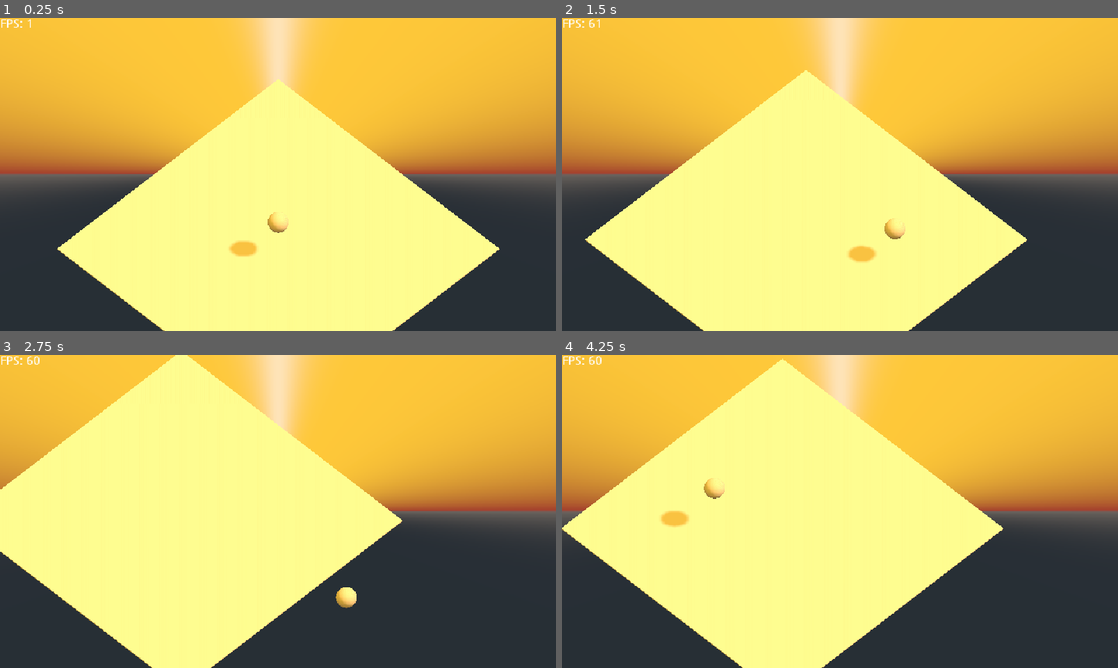
Above: before the commit, frames 1-4 (two rows, left to right).
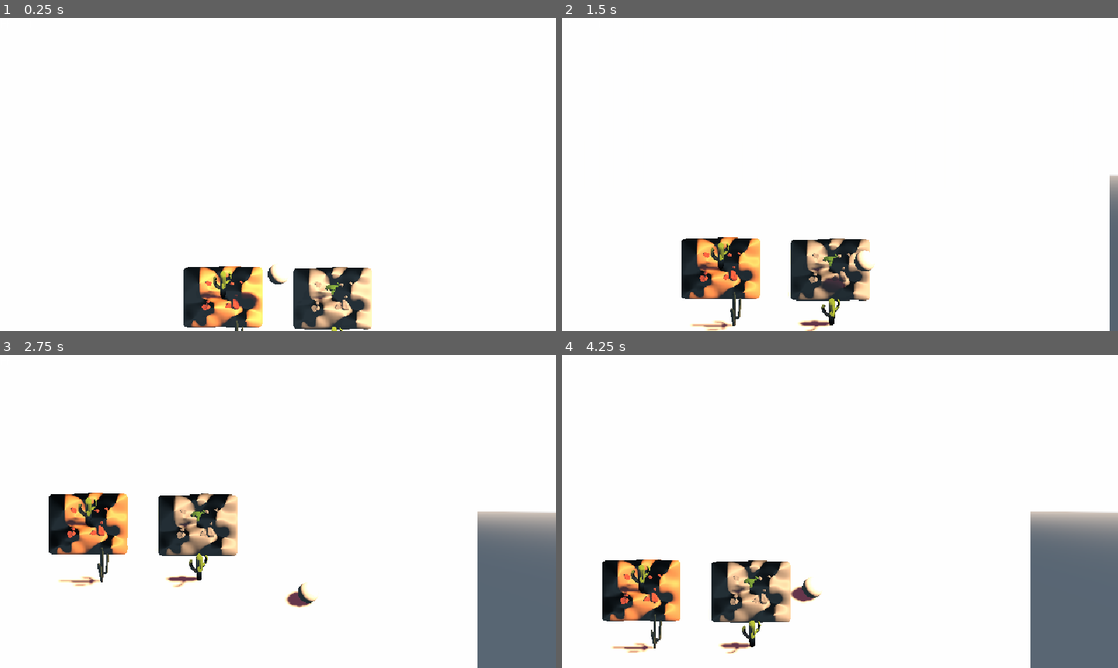
Above: after the commit, the same moments.

Repository: Wharfiggle/GRAZER
Game: Godot game, scene res://Level.tscn
Two runs of this game, one before a commit and one after it. Both use one fixed random seed, a clock stepped at 60 frames per second and the inputs below. Before the commit the project starts from res://LevelLagTest.tscn.
Inputs:
- Up to frame 1 (0.25 s): no input
- Up to frame 2 (1.5 s): hold Right (ui_right) 0.53-1.28 s; tap Space (jump) at 0.77 s; hold Down (ui_down) from 1.28 s (still down)
- Up to frame 3 (2.75 s): tap Space (jump) at 1.52 s; release Down (ui_down) at 2.03 s; hold Right (ui_right) from 2.03 s (still down)
- Up to frame 4 (4.25 s): release Right (ui_right) at 2.78 s; hold Up (ui_up) 2.78-3.53 s; tap Space (jump) at 3.02, 3.77 s; hold Left (ui_left) from 3.53 s (still down); tap 1 (debug1) at 4.15 s

The runs differ from the first frame. In frame 1, 100% of the frame differs, in the area x 0-100%, y 0-100%; in frame 2, 100%; in frame 3, 100%; in frame 4, 99%.

Commit message:
Worked on chunk system
I'm trying to implement the system from the video I posted. Its not finished. Switched from the grid back 45 degrees so that its made of squares not diamonds for math reasons.

Diff:
--- /dev/null
+++ b/Grazer/Assets/FloorTiles/ChunkNode.tscn
@@ -0,0 +1,8 @@
+[gd_scene load_steps=2 format=2]
+
+[ext_resource path="res://Assets/FloorTiles/basicFloorTile.tscn" type="PackedScene" id=1]
+
+[node name="ChunkNode" type="Spatial"]
+
+[node name="BasicFloor" parent="." instance=ExtResource( 1 )]
+script = null
--- a/Grazer/Assets/FloorTiles/basicFloorTile.tscn
+++ b/Grazer/Assets/FloorTiles/basicFloorTile.tscn
@@ -3,18 +3,16 @@
 [ext_resource path="res://tileNode.gd" type="Script" id=1]
 
 [sub_resource type="BoxShape" id=1]
-extents = Vector3( 10.61, 0.05, 10.61 )
+extents = Vector3( 16, 0.05, 16 )
 
 [sub_resource type="CubeMesh" id=2]
-size = Vector3( 21.22, 0.1, 21.22 )
+size = Vector3( 32, 0.1, 32 )
 
 [node name="StaticBody" type="StaticBody"]
 script = ExtResource( 1 )
 
 [node name="CollisionShape" type="CollisionShape" parent="."]
-transform = Transform( 0.707107, 0, 0.707107, 0, 1, 0, -0.707107, 0, 0.707107, 0, 0, 0 )
 shape = SubResource( 1 )
 
 [node name="MeshInstance" type="MeshInstance" parent="."]
-transform = Transform( 0.707107, 0, 0.707107, 0, 1, 0, -0.707107, 0, 0.707107, 0, 0, 0 )
 mesh = SubResource( 2 )
--- a/Grazer/Level.tscn
+++ b/Grazer/Level.tscn
@@ -195,3 +195,13 @@
 script = ExtResource( 8 )
 
 [node name="OriginFloorTile" parent="AllTerrain" instance=ExtResource( 9 )]
+transform = Transform( 1, 0, 0, 0, 1, 0, 0, 0, 1, 16, 0, 16 )
+
+[node name="OriginFloorTile2" parent="AllTerrain" instance=ExtResource( 9 )]
+transform = Transform( 1, 0, 0, 0, 1, 0, 0, 0, 1, -16, 0, 16 )
+
+[node name="OriginFloorTile3" parent="AllTerrain" instance=ExtResource( 9 )]
+transform = Transform( 1, 0, 0, 0, 1, 0, 0, 0, 1, 16, 0, -16 )
+
+[node name="OriginFloorTile4" parent="AllTerrain" instance=ExtResource( 9 )]
+transform = Transform( 1, 0, 0, 0, 1, 0, 0, 0, 1, -16, 0, -16 )
--- a/Grazer/PixelCameraFollow.gd
+++ b/Grazer/PixelCameraFollow.gd
@@ -24,5 +24,5 @@
 		fmod(self.translation.x * screenWidth / 42.0, 1) * 42.0 / screenWidth,
 		fmod(self.translation.y * screenWidth / 42.0, 1) * 42.0 / screenWidth,
 		fmod(self.translation.z * screenWidth / 42.0, 1) * 42.0 / screenWidth)
-	print(self.translation)
+	#print(self.translation)
 	#self.translation = followTarget.global_translation + camOffset
--- /dev/null
+++ b/Grazer/Scripts/CopiedChunkSystem/ChunkNode.gd
@@ -0,0 +1,13 @@
+extends Spatial
+
+var chunkCoords = Vector3()
+var chunkData = []
+
+func start(_chunkCoords):
+	chunkCoords = _chunkCoords
+
+	if(WorldSave.loadedCoords.find(_chunkCoords) == -1):
+		WorldSave.addChunk(_chunkCoords)
+	else:
+		chunk_data = worldSave.retriveData(chunkCoords)
+		modulate = chunkData[0]
--- /dev/null
+++ b/Grazer/Scripts/CopiedChunkSystem/World.gd
@@ -0,0 +1,109 @@
+extends Spatial
+
+#I want each chunk to have a parent node which is going to be the chunknode.
+#It's going to be instanced in everychunk that hasn't been loaded.
+const chunknode = preload("res://Assets/FloorTiles/ChunkNode.tscn")
+
+#References to the player so I can track the location.
+export (NodePath) var player_path
+var player
+
+#The render distance in the max length and bredth of chunks that can be loaded.
+#the chunk size is the size of the chunk obviously.
+#current chunk stores the current chunk the player is in.
+export (int) var render_distance = 3
+export (float) var chunk_size = 80
+var current_chunk = Vector3()
+var previous_chunk = Vector3()
+var chunk_loaded = false
+
+#revolution distance is the distance at which the player must move on the axis in chunk coords
+#in order for one revolution to be achived.
+export (bool) var circumnavigation = false
+export (float) var revolution_distance = 8
+
+onready var active_coord = []
+onready var active_chunks = []
+
+#In the ready func the world script checks if the chunks within the render distance have been loaded
+#and if not then they are loaded
+func _ready():
+	player = get_node(player_path)
+	current_chunk = _get_player_chunk(player.global_position)
+	load_chunk()
+
+#Checks if the player is in a new chunk every frame
+func _process(_delta):
+	current_chunk = _get_player_chunk(player.global_position)
+	if previous_chunk != current_chunk:
+		if !chunk_loaded:
+			load_chunk()
+	else:
+		chunk_loaded = false
+	previous_chunk = current_chunk
+
+#This converts the players position to it's chunk coordinates
+#subtracting one from the range lerp just makes sure that the chunk is actually changed when it's on
+# the negative side.
+func _get_player_chunk(pos):
+	var chunk_pos = Vector2()
+	chunk_pos.y = int(pos.y/chunk_size)
+	chunk_pos.x = int(pos.x/chunk_size)
+	if pos.x < 0:
+		chunk_pos.x -= 1
+	if pos.y < 0:
+		chunk_pos.y -= 1
+	return chunk_pos
+
+#The render bound in the rect width of the render distance. ie render distance of 2
+#will be multiplied by 2 to make it 4 the +1 which makes it 5, 5 chunks on the x and y axis with
+#a render distance of 2
+func load_chunk():
+	var render_bounds = (float(render_distance)*2.0)+1.0
+	var loading_coord = []
+	#if x = 0, then x+1 = 1
+	#if render_bounds = 5 (render distance = 2) then 5/2 = 2.5, (round(2.5)) = 3
+	#then 1 - 3 = -2 which is the x coord in the chunk space, this same principle is used
+	#for the y axis as well.
+	for x in range(render_bounds):
+		for y in range(render_bounds):
+			var _x  = (x+1) - (round(render_bounds/2.0)) + current_chunk.x
+			var _y  = (y+1) - (round(render_bounds/2.0)) + current_chunk.y
+
+			var chunk_coords = Vector2(_x, _y)
+			#the chunk key is the key the chunk will use to retreive data from the world save
+			#it depends on the no of revolutions and the chunk coords
+			var chunk_key = _get_chunk_key(chunk_coords)
+			loading_coord.append(chunk_coords)
+			#loading chunks stores the coords that are in the new render chunk
+			#this if statement makes sure that only the coords that are not already active are loaded
+			if active_coord.find(chunk_coords) == -1:
+				var chunk = chunknode.instance()
+				chunk.position = chunk_coords * chunk_size
+				active_chunks.append(chunk)
+				active_coord.append(chunk_coords)
+				chunk.start(chunk_key)
+				add_child(chunk)
+	#deleting the chunks just makes an array of chunks that are in active chunks and not in the
+	#chunks that are being loaded (loading coords), deleting chunks then deletes them from
+	#both the active chunk and coords array
+	var deleting_chunks = []
+	for x in active_coord:
+		if loading_coord.find(x) == -1:
+			deleting_chunks.append(x)
+	for x in deleting_chunks:
+		var index = active_coord.find(x)
+		active_chunks[index].save()
+		active_chunks.remove(index)
+		active_coord.remove(index)
+
+	chunk_loaded = true
+
+#this converts the chunks coords to it's key....
+#this is for the circumanigation thing
+func _get_chunk_key(coords : Vector2):
+	var key = coords
+	if !circumnavigation:
+		return key
+	key.x = wrapf(coords.x, -revolution_distance, revolution_distance+1)
+	return key
--- /dev/null
+++ b/Grazer/Scripts/CopiedChunkSystem/WorldSave.gd
@@ -0,0 +1,15 @@
+extends Node
+
+var loadedCoords = []
+var dataInChunk = []
+
+func addChunk(coords):
+	loadedCoords.append(coords)
+	dataInChunk.append([])
+
+func saveChunk(coords,data):
+	dataInChunk[loadedCoords.find(coords)] = data
+
+func retriveData(coords):
+	var data = dataInChunk[loadedCoords.find(coords)]
+	return data
--- a/Grazer/Scripts/terrainController.gd
+++ b/Grazer/Scripts/terrainController.gd
@@ -1,52 +1,95 @@
 extends Spatial
-onready var player = preload("res://Assets/Ball.tscn")
+#taken from https://github.com/NesiAwesomeneess/ChunkLoader/blob/main/ChunkLoading/World.gd
+
+export (NodePath) var playerPath = "/root/Level/Ball"
+var player
+
+onready var chunkNode = preload("res://Assets/FloorTiles/ChunkNode.tscn")
 onready var basicTile = preload("res://Assets/FloorTiles/basicFloorTile.tscn")
-var tileWidth = 15
-var currentTile
-var tilePointer
+
+export (int) var renderDistance = 3
+export (float) var tileWidth = 32
+var currentChunk = Vector3()
+var previousChunk = Vector3()
+var chunkLoaded = false
+
+export (bool) var circumnavigation = false
+export (float) var revolution_distance = 8
+
+onready var activeCoord = []
+onready var activeChunks = []
 
 func _ready():
-	#load origin tile
-	var newTile = basicTile.instance()
-	newTile.transform.origin = (Vector3(0,0,0))
-	get_tree().get_root().add_child(newTile)
-	tilePointer = newTile
-	currentTile = newTile
+	player = get_node(playerPath)
+	currentChunk = getPlayerChunk(player.transform.origin)
+	#loadChunk()
 
 func _process(delta):
-	if(Input.is_action_just_pressed("debug2")):
-		#placing the new tile
-		var newTile = basicTile.instance()
-		var newTransform = Vector3(tilePointer.transform.origin.x + tileWidth,0, tilePointer.transform.origin.z + tileWidth)
-		newTile.transform.origin = (newTransform)
-		get_tree().get_root().add_child(newTile)
-		#move the tilePointer
-		tilePointer.botRight = newTile
-		tilePointer = newTile
+	#checks if player has left their current chunk and loads if they have
+	currentChunk = getPlayerChunk(player.transform.origin)
+	if(currentChunk != previousChunk):
+		if(!chunkLoaded):
+			print("loading chunks")
+			#loadChunk()
+	else:
+		chunkLoaded = false;
+	previousChunk = currentChunk
 
-	if(Input.is_action_just_pressed("debug1")):
-		var newPlayer = player.instance()
-		newPlayer.transform.origin = (Vector3(0,5,0))
-		get_tree().get_root().add_child(newPlayer)
+#converts the parameter coordinates into an smaller coord, 32,32 -> 1,1
+func getPlayerChunk(pos):
+	var chunkPos = Vector3()
+	chunkPos.x = int(pos.x / tileWidth)
+	chunkPos.z = int(pos.z / tileWidth)
+	if(pos.x < 0):
+		chunkPos.x -= 1
+	if(pos.z < 0):
+		chunkPos.z -= 1
+	return chunkPos
 
-	_checkCurrentTile()
+func load_chunk():
+	var renderBounds = (float(renderDistance)*2.0)+1.0
+	var loadingCoord = []
+	#if x = 0, then x+1 = 1
+	#if render_bounds = 5 (render distance = 2) then 5/2 = 2.5, (round(2.5)) = 3
+	#then 1 - 3 = -2 which is the x coord in the chunk space, this same principle is used
+	#for the y axis as well.
+	for x in range(renderBounds):
+		for z in range(renderBounds):
+			var _x  = (x+1) - (round(renderBounds/2.0)) + currentChunk.x
+			var _z  = (z+1) - (round(renderBounds/2.0)) + currentChunk.z
 
-func _checkCurrentTile() -> void:
-	var thePlayer = get_parent().get_node("Ball")
-	var pX = thePlayer.transform.origin.x
-	var pZ = thePlayer.transform.origin.z
-	var cX = currentTile.transform.origin.x
-	var cZ = currentTile.transform.origin.z
-	#could possibly change this code if there is a way for the player to tell
-	#what chunk it is in
+			var chunkCoords = Vector3(_x, 0, _z)
+			#the chunk key is the key the chunk will use to retreive data from the world save
+			#it depends on the no of revolutions and the chunk coords
+			var chunkKey = _get_chunk_key(chunkCoords)
+			loadingCoord.append(chunkCoords)
+			#loading chunks stores the coords that are in the new render chunk
+			#this if statement makes sure that only the coords that are not already active are loaded
+			if activeCoord.find(chunkCoords) == -1:
+				var chunk = chunkNode.instance()
+				chunk.position = chunkCoords * tileWidth
+				activeChunks.append(chunk)
+				activeCoord.append(chunkCoords)
+				chunk.start(chunkKey)
+				add_child(chunk)
+	#deleting the chunks just makes an array of chunks that are in active chunks and not in the
+	#chunks that are being loaded (loading coords), deleting chunks then deletes them from
+	#both the active chunk and coords array
+	var deletingChunks = []
+	for x in activeCoord:
+		if loadingCoord.find(x) == -1:
+			deletingChunks.append(x)
+	for x in deletingChunks:
+		var index = activeCoord.find(x)
+		activeChunks[index].save()
+		activeChunks.remove(index)
+		activeChunks.remove(index)
 
-	if((pX - cX) + (pZ - cZ) > 15): #Checking if player left the current chunk
-		if( pX > cX and pZ > cZ ): #player moved to BotRight
-			print("BotRight")
-			currentTile = currentTile.botRight
-		if( pX > cX and pZ < cZ ): #player moved to TopRight
-			print("TopRight")
-		if( pX < cX and pZ > cZ ): #player moved to BotLeft
-			print("BotLeft")
-		if( pX < cX and pZ < cZ ): #player moved to TopLeft
-			print("TopLeft")
+	chunkLoaded = true
+
+func _get_chunk_key(coords : Vector2):
+	var key = coords
+	if !circumnavigation:
+		return key
+	key.x = wrapf(coords.x, -revolution_distance, revolution_distance+1)
+	return key
--- a/Grazer/project.godot
+++ b/Grazer/project.godot
@@ -21,7 +21,7 @@
 [application]
 
 config/name="Grazer"
-run/main_scene="res://LevelLagTest.tscn"
+run/main_scene="res://Level.tscn"
 config/icon="res://icon.png"
 
 [debug]
